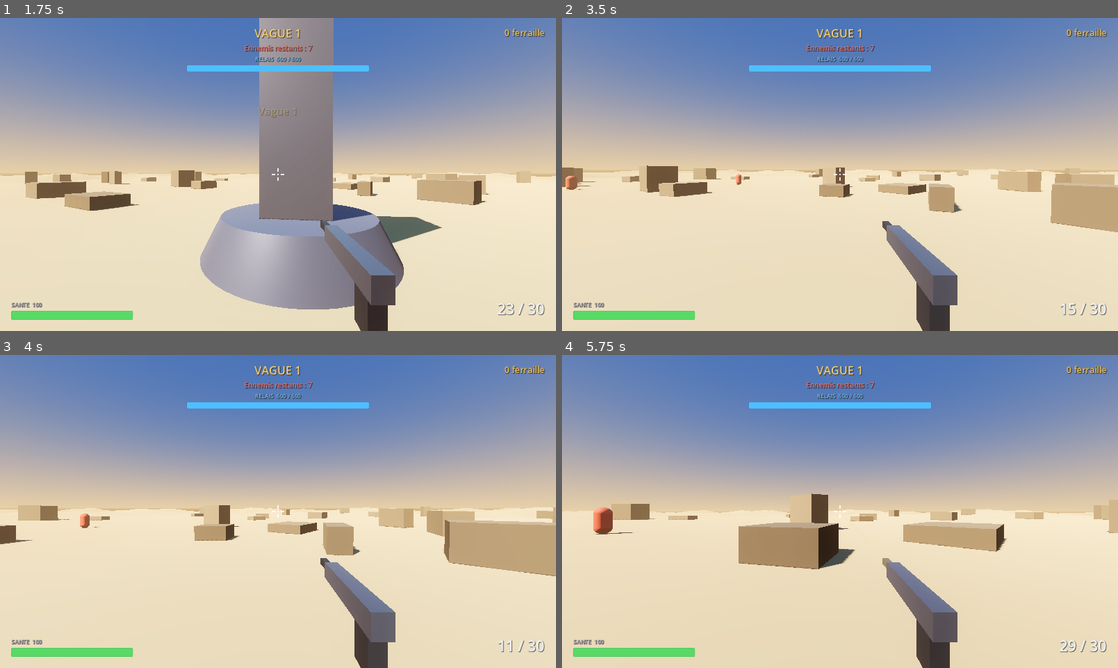
Above: before the commit, frames 1-4 (two rows, left to right).
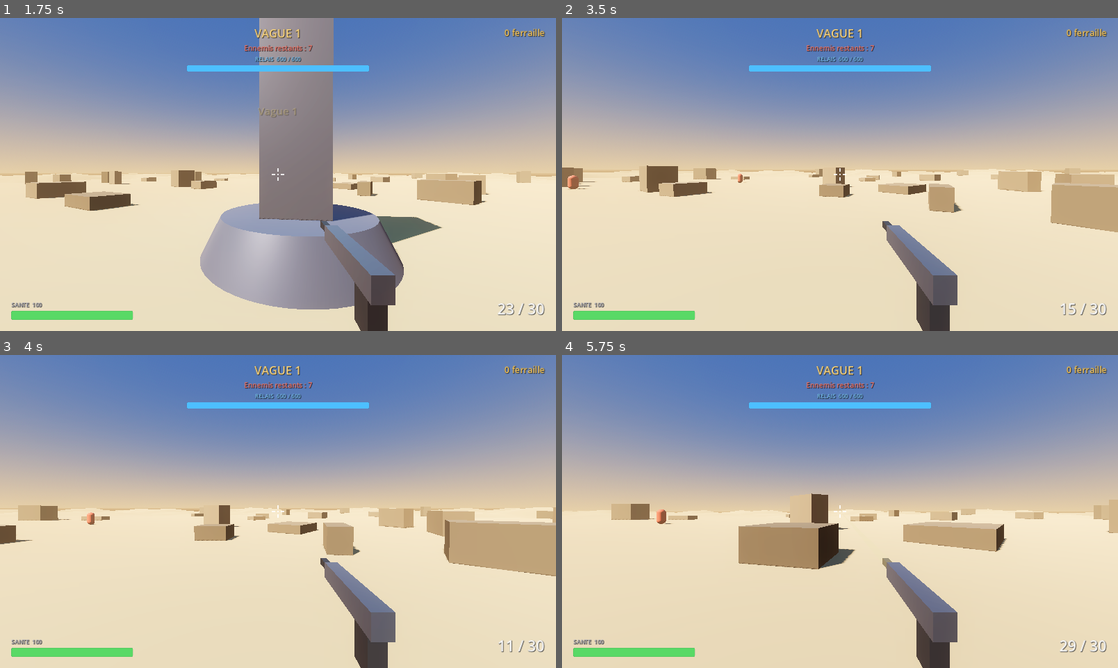
Above: after the commit, the same moments.

Repository: 100zb/tour-de-garde
Game: Godot game, scene res://scenes/main.tscn
Two runs of this game, one before a commit and one after it. Both use one fixed random seed, a clock stepped at 60 frames per second and the inputs below.
Inputs (mouse positions are in pixels of both pictures, inside the frame that each line leads up to):
- Up to frame 1 (1.75 s): tap Enter (restart) at 0.5 s; move the mouse to (305, 174) at 0.52 s; press the mouse at (305, 174) at 0.53 s; hold W (move_forward) from 0.53 s (still down); tap Space (jump) at 0.77, 1.52 s; move the mouse to (250, 174) at 1.27 s; release the mouse at (250, 174) at 1.28 s; tap Shift (sprint) at 1.35 s
- Up to frame 2 (3.5 s): keep holding W (move_forward); move the mouse to (851, 168) at 2.02 s; press the mouse at (851, 168) at 2.03 s; move the mouse to (834, 180) at 2.77 s; release the mouse at (834, 180) at 2.78 s; tap Shift (sprint) at 2.85 s; click (834, 180) at 2.92 s; tap Space (jump) at 3.02 s
- Up to frame 3 (4 s): keep holding W (move_forward); move the mouse to (316, 514) at 3.52 s; press the mouse at (316, 514) at 3.53 s; tap Space (jump) at 3.77 s
- Up to frame 4 (5.75 s): keep holding W (move_forward); tap R (reload) at 4.15 s; move the mouse to (795, 508) at 4.27 s; release the mouse at (795, 508) at 4.28 s; tap Shift (sprint) at 4.35 s; tap Space (jump) at 4.52 s; move the mouse to (845, 511) at 5.02 s; press the mouse at (845, 511) at 5.03 s

Frame 1 is identical in both runs. In frame 2, less than 0.1% of the frame differs, in the area x 0-33%, y 49-56%; in frame 3, 0.1%; in frame 4, 0.4%, in the area x 5-20%, y 48-58%.

Commit message:
Ajoute la navigation de base (Phase 2)
Branche le pathfinding Godot sur le deplacement des ennemis, avant l'ajout
d'obstacles en Phase 3 :
- Ground devient enfant d'un NavigationRegion3D ; main.gd bake un
  NavigationMesh au demarrage (_bake_navigation).
- Chaque ennemi a un NavigationAgent3D ; le deplacement (hors portee
  d'attaque) suit desormais le prochain point du chemin calcule plutot que
  la ligne droite vers la cible. La cible du chemin est rafraichie toutes
  les 0.25s pour rester leger a grand nombre d'ennemis. L'attaque continue
  de se baser sur la distance reelle, inchangee.

Corrige au passage deux problemes trouves en testant :
- cell_size/cell_height du navmesh (0.5/0.2) ne correspondaient pas a la
  carte de navigation par defaut du moteur (0.25/0.25), ce qui provoquait
  une erreur de synchronisation a chaque partie. Alignes sur 0.25/0.25.
- Dans main.tscn, les nodePath "parent" de GroundMesh/GroundCollision sont
  relatifs a la racine de la scene : deplacer Ground sous NavigationRegion3D
  exigeait de les mettre a jour vers "NavigationRegion3D/Ground".

Verifie sous headless : import et lancement sans erreur, navmesh bake avec
succes (plus d'erreur de synchronisation), un ennemi suivi progresse bien
du rayon de spawn (48 m) vers le relais (41 m quatre secondes plus tard),
relais et reste de la boucle de jeu inchanges.

Co-Authored-By: Claude Sonnet 5 <noreply@anthropic.com>
Claude-Session: https://claude.ai/code/session_01JfH1K84Rym112DTN6enNAS

Diff:
--- a/scenes/enemy.tscn
+++ b/scenes/enemy.tscn
@@ -37,3 +37,8 @@
 mesh = SubResource("Mesh_eye")
 material_override = SubResource("Mat_eye")
 cast_shadow = 0
+
+[node name="NavigationAgent3D" type="NavigationAgent3D" parent="."]
+path_desired_distance = 1.0
+target_desired_distance = 1.5
+avoidance_enabled = false
--- a/scenes/main.tscn
+++ b/scenes/main.tscn
@@ -86,16 +86,18 @@
 shadow_enabled = true
 directional_shadow_max_distance = 120.0
 
-[node name="Ground" type="StaticBody3D" parent="."]
+[node name="NavigationRegion3D" type="NavigationRegion3D" parent="."]
+
+[node name="Ground" type="StaticBody3D" parent="NavigationRegion3D"]
 collision_layer = 1
 collision_mask = 0
 script = ExtResource("7_terrain")
 
-[node name="GroundMesh" type="MeshInstance3D" parent="Ground"]
+[node name="GroundMesh" type="MeshInstance3D" parent="NavigationRegion3D/Ground"]
 mesh = SubResource("Mesh_ground")
 material_override = SubResource("Mat_ground")
 
-[node name="GroundCollision" type="CollisionShape3D" parent="Ground"]
+[node name="GroundCollision" type="CollisionShape3D" parent="NavigationRegion3D/Ground"]
 shape = SubResource("Shape_ground")
 
 [node name="Relay" type="StaticBody3D" parent="." groups=["relay"]]
--- a/scripts/enemy.gd
+++ b/scripts/enemy.gd
@@ -15,6 +15,9 @@
 const ACCELERATION := 8.0
 
 @onready var mesh: MeshInstance3D = $Mesh
+@onready var nav_agent: NavigationAgent3D = $NavigationAgent3D
+
+const NAV_UPDATE_INTERVAL := 0.25
 
 var kind: Kind = Kind.RODEUR
 var max_health: float = 40.0
@@ -24,6 +27,7 @@
 var scrap_value: int = 12
 
 var _attack_cooldown := 0.0
+var _nav_update_timer := 0.0
 var _relay: Node3D
 var _player: Node3D
 var _material: StandardMaterial3D
@@ -90,10 +94,13 @@
 		velocity.z = move_toward(velocity.z, 0.0, ACCELERATION * speed * delta)
 		_try_attack(target)
 	else:
-		var desired := to_target.normalized() * speed + _separation()
+		_update_navigation(target, delta)
+		var to_next_point := nav_agent.get_next_path_position() - global_position
+		to_next_point.y = 0.0
+		var desired := to_next_point.normalized() * speed + _separation()
 		velocity.x = move_toward(velocity.x, desired.x, ACCELERATION * speed * delta)
 		velocity.z = move_toward(velocity.z, desired.z, ACCELERATION * speed * delta)
-		_face(to_target)
+		_face(to_next_point)
 
 	if not is_on_floor():
 		velocity.y -= ProjectSettings.get_setting("physics/3d/default_gravity", 18.0) * delta
@@ -101,6 +108,14 @@
 		velocity.y = 0.0
 
 	move_and_slide()
+
+## Redonne sa cible au pathfinding de temps en temps (pas chaque frame,
+## pour rester leger avec beaucoup d'ennemis) et avance sur le chemin calcule.
+func _update_navigation(target: Node3D, delta: float) -> void:
+	_nav_update_timer -= delta
+	if _nav_update_timer <= 0.0:
+		_nav_update_timer = NAV_UPDATE_INTERVAL
+		nav_agent.target_position = target.global_position
 
 func _pick_target() -> Node3D:
 	var player_alive: bool = is_instance_valid(_player) and not _player.is_dead
--- a/scripts/main.gd
+++ b/scripts/main.gd
@@ -23,6 +23,7 @@
 	# ecrite a la main est illisible et facile a se tromper.
 	$Sun.rotation_degrees = Vector3(-46.0, -52.0, 0.0)
 	_scatter_rocks()
+	_bake_navigation()
 	Game.announce("Defends le relais. Tab pour l'atelier.")
 
 func _unhandled_input(_event: InputEvent) -> void:
@@ -170,3 +171,16 @@
 		shape.size = Vector3(width, height, depth)
 		collision.shape = shape
 		body.add_child(collision)
+
+## Cree le maillage de navigation utilise par les ennemis pour se deplacer.
+## A relancer (rebake) plus tard si des obstacles sont ajoutes sur le terrain.
+func _bake_navigation() -> void:
+	var nav_mesh := NavigationMesh.new()
+	nav_mesh.agent_radius = 0.8
+	nav_mesh.agent_height = 2.2
+	# Doit correspondre a la cellule de la carte de navigation par defaut du
+	# moteur (0.25/0.25) : un decalage fait echouer la synchronisation.
+	nav_mesh.cell_size = 0.25
+	nav_mesh.cell_height = 0.25
+	$NavigationRegion3D.navigation_mesh = nav_mesh
+	$NavigationRegion3D.bake_navigation_mesh()
Not shown, changed: .gitignore
